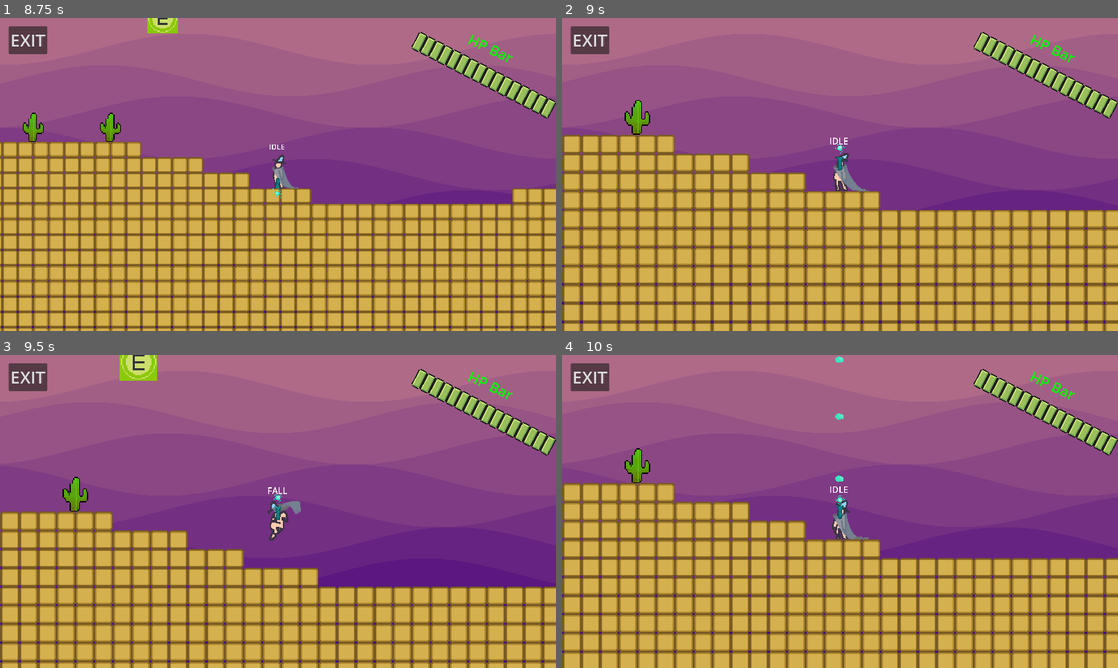
Above: before the commit, frames 1-4 (two rows, left to right).
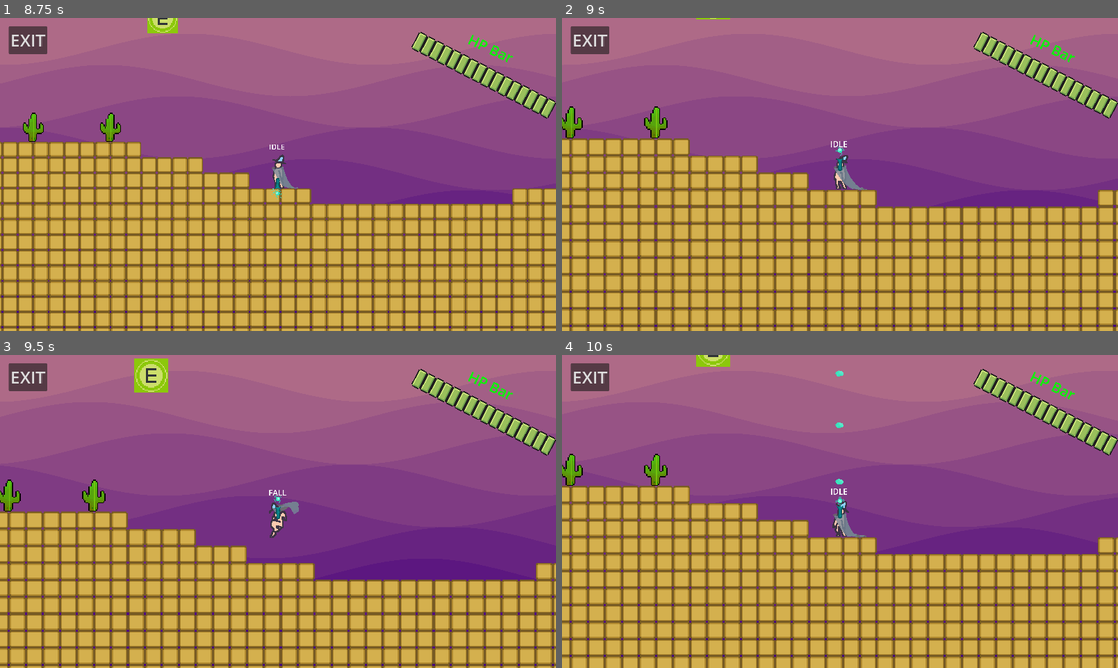
Above: after the commit, the same moments.

Repository: DennisFan11/Runeopoly
Game: Godot game, scene res://MainMenu/MainMenu.tscn
The game is run twice, just before and just after one commit, with the same random seed, the same clock (stepped at 60 frames per second) and the same inputs. The engine's default icon, where the game draws it, is replaced by a stand-in: a white triangle on a blue panel in a dark square.
Inputs (mouse positions are in pixels of both pictures, inside the frame that each line leads up to):
- Up to frame 1 (8.75 s): click "Start" at 0.5 s; move the mouse to (400, 158) at 1.27 s; hold D (right) 1.28-2 s; hold Shift (grab) 1.28-2 s; click (400, 158) at 1.42 s; tap Space (jump) at 1.52, 6.02 s; tap E (item_switch) at 1.55, 6.05, 7.55 s; click "Roll" at 2 s; click "SelectNum" at 2.75 s; drag from (166, 190) to (250, 237) at 3.52 s; move the mouse to (333, 105) at 4.27 s; hold D (right) 4.28-5 s; hold E (item_switch) 4.28-5 s; right-click (333, 105) at 4.35 s; drag from (250, 237) to (372, 205) at 5.02 s; move the mouse to (444, 221) at 5.77 s; hold A (left) 5.78-6.5 s; hold Shift (grab) 5.78-6.5 s; drag from (111, 127) to (233, 193) at 6.52 s; move the mouse to (305, 174) at 7.27 s; hold S (down) 7.28-8 s; hold F (item_grab) 7.28-8 s; click (305, 174) at 7.42 s; drag from (194, 96) to (166, 190) at 8.02 s
- Up to frame 2 (9 s): move the mouse to (962, 158) at 8.77 s; hold W (up) from 8.78 s (still down); hold Mouse wheel up (zoom_in) from 8.78 s (still down)
- Up to frame 3 (9.5 s): keep holding W (up); keep holding Mouse wheel up (zoom_in); tap Space (jump) at 9.02 s; tap E (item_switch) at 9.05 s
- Up to frame 4 (10 s): release W (up) at 9.5 s; release Mouse wheel up (zoom_in) at 9.5 s; drag from (728, 527) to (812, 574) at 9.52 s

Frame 1 is identical in both runs. In frame 2, 31% of the frame differs, in the area x 0-100%, y 0-100%; in frame 3, 26%; in frame 4, 29%.

Commit message:
12/18 save

Diff:
--- a/GameLoopFSM/_Blocks/BlockType/Shop/World_shop/Shop.tscn
+++ b/GameLoopFSM/_Blocks/BlockType/Shop/World_shop/Shop.tscn
@@ -1,10 +1,11 @@
-[gd_scene load_steps=6 format=4 uid="uid://cto5ediljvd0"]
+[gd_scene load_steps=7 format=4 uid="uid://cto5ediljvd0"]
 
 [ext_resource type="Script" path="res://GameLoopFSM/_Blocks/BlockType/Shop/World_shop/shop.gd" id="1_5igwn"]
 [ext_resource type="TileSet" uid="uid://ck1lf81bxcgpc" path="res://GameLoopFSM/_World/WorldAsset/WorldTileSet.tres" id="2_1wi7s"]
 [ext_resource type="PackedScene" uid="uid://fioblsml8my8" path="res://GameLoopFSM/_World/Components/EntryPoint/EntryPoint.tscn" id="3_ipwch"]
 [ext_resource type="Texture2D" uid="uid://bh4s4pnouwfmx" path="res://GameLoopFSM/_Blocks/BlockType/Shop/World_shop/shop-export.png" id="4_be1xk"]
 [ext_resource type="PackedScene" uid="uid://n8h3llnnq374" path="res://Shop/RandomShopItem/RandomShopItem.tscn" id="5_ggoj6"]
+[ext_resource type="PackedScene" uid="uid://1qpg2vkakj4y" path="res://GameLoopFSM/_World/Components/ItemSpwanner/ItemSpawnner.tscn" id="6_u3ce1"]
 
 [node name="Shop" type="Node2D"]
 script = ExtResource("1_5igwn")
@@ -16,7 +17,14 @@
 [node name="EntryPoint" parent="." instance=ExtResource("3_ipwch")]
 position = Vector2(-126, -110)
 
+[node name="Shop-export2" type="Sprite2D" parent="."]
+modulate = Color(0.498039, 0.513726, 0.513726, 1)
+position = Vector2(192, -31)
+scale = Vector2(2, 2)
+texture = ExtResource("4_be1xk")
+
 [node name="Shop-export" type="Sprite2D" parent="."]
+modulate = Color(0.498039, 0.513726, 0.513726, 1)
 position = Vector2(374, -32)
 scale = Vector2(2, 2)
 texture = ExtResource("4_be1xk")
@@ -29,3 +37,15 @@
 
 [node name="RandomShopItem3" parent="." instance=ExtResource("5_ggoj6")]
 position = Vector2(433, -23)
+
+[node name="RandomShopItem6" parent="." instance=ExtResource("5_ggoj6")]
+position = Vector2(250, -24)
+
+[node name="RandomShopItem5" parent="." instance=ExtResource("5_ggoj6")]
+position = Vector2(200, -22)
+
+[node name="RandomShopItem4" parent="." instance=ExtResource("5_ggoj6")]
+position = Vector2(142, -20)
+
+[node name="ItemSpawnner" parent="." instance=ExtResource("6_u3ce1")]
+position = Vector2(-55, -88)
--- a/Items/ItemFactory/ItemFactory.gd
+++ b/Items/ItemFactory/ItemFactory.gd
@@ -7,6 +7,7 @@
 	STONE:preload("res://Items/ItemFactory/asset/Stone.png"),
 	WOOD:preload("res://Items/ItemFactory/asset/Wood.png")
 }
+
 static func spawn(id:int, pos:Vector2)->void:
 	var item:Item12x12 = item12x12.instantiate()
 	item.ID = id
--- a/MainMenu/MainMenu.tscn
+++ b/MainMenu/MainMenu.tscn
@@ -17,7 +17,6 @@
 [ext_resource type="Texture2D" uid="uid://b1ly4562lqbye" path="res://GameLoopFSM/_Blocks/BlockAsset/city_block.png" id="15_bifc0"]
 [ext_resource type="Texture2D" uid="uid://c724ldrog211i" path="res://GameLoopFSM/_Blocks/BlockAsset/desert_block.png" id="16_h43mf"]
 [ext_resource type="Texture2D" uid="uid://br8hlyx7mhn5l" path="res://GameLoopFSM/_Blocks/BlockAsset/forest_block.png" id="17_73ffs"]
-[ext_resource type="PackedScene" uid="uid://d0r34u4gaa7gd" path="res://GameLoopFSM/GameLoopFSM.tscn" id="18_pucbu"]
 
 [sub_resource type="ShaderMaterial" id="ShaderMaterial_u0b8p"]
 resource_local_to_scene = true
@@ -522,18 +521,15 @@
 metadata/_edit_horizontal_guides_ = [-71.0, -320.0]
 metadata/_edit_vertical_guides_ = [221.0]
 
-[node name="GameLoopFSM" parent="." instance=ExtResource("18_pucbu")]
-visible = false
-
 [node name="CanvasLayer" type="CanvasLayer" parent="."]
 
 [node name="Title" type="RichTextLabel" parent="CanvasLayer"]
-offset_left = 65.0
-offset_top = 95.0
-offset_right = 665.0
-offset_bottom = 245.0
-rotation = -0.190112
-scale = Vector2(1.04293, 1.04293)
+offset_left = 1267.0
+offset_top = 803.0
+offset_right = 1867.0
+offset_bottom = 953.0
+rotation = -0.0778499
+scale = Vector2(1.09997, 1.09997)
 pivot_offset = Vector2(300, 75)
 theme_override_fonts/normal_font = ExtResource("3_b3663")
 bbcode_enabled = true
@@ -587,20 +583,20 @@
 [node name="PlayerStartIcon" type="Sprite2D" parent="CanvasLayer/PlayerIcon"]
 unique_name_in_owner = true
 visible = false
-scale = Vector2(-0.463049, 1)
+scale = Vector2(0.843595, 1)
 texture = ExtResource("10_wdafw")
 script = ExtResource("9_k1g2b")
 
 [node name="PlayerSettingIcon" type="Sprite2D" parent="CanvasLayer/PlayerIcon"]
 unique_name_in_owner = true
-scale = Vector2(-0.463049, 1)
+scale = Vector2(0.843595, 1)
 texture = ExtResource("11_ukgpi")
 script = ExtResource("9_k1g2b")
 
 [node name="PlayerQuitIcon" type="Sprite2D" parent="CanvasLayer/PlayerIcon"]
 unique_name_in_owner = true
 visible = false
-scale = Vector2(-0.463049, 1)
+scale = Vector2(0.843595, 1)
 texture = ExtResource("8_vb0yj")
 script = ExtResource("9_k1g2b")
 
@@ -622,7 +618,7 @@
 [node name="Block" type="Node2D" parent="CanvasLayer/BlockController"]
 unique_name_in_owner = true
 position = Vector2(-1, -72)
-rotation = 825.078
+rotation = 301.794
 scale = Vector2(4, 4)
 script = ExtResource("3_dh3db")
 texture = ExtResource("15_bifc0")
@@ -630,7 +626,7 @@
 [node name="Block2" type="Node2D" parent="CanvasLayer/BlockController"]
 unique_name_in_owner = true
 position = Vector2(-78, 65)
-rotation = 825.078
+rotation = 301.794
 scale = Vector2(4, 4)
 script = ExtResource("3_dh3db")
 texture = ExtResource("16_h43mf")
@@ -638,7 +634,7 @@
 [node name="Block3" type="Node2D" parent="CanvasLayer/BlockController"]
 unique_name_in_owner = true
 position = Vector2(68, 64.6667)
-rotation = 825.078
+rotation = 301.794
 scale = Vector2(4, 4)
 script = ExtResource("3_dh3db")
 texture = ExtResource("17_73ffs")
@@ -653,27 +649,27 @@
 
 [node name="StartButton" type="Button" parent="CanvasLayer/Control"]
 layout_mode = 0
-offset_left = 844.0
+offset_left = -308.0
 offset_top = 391.0
-offset_right = 1095.0
+offset_right = -57.0
 offset_bottom = 431.0
 theme = ExtResource("13_rpfg6")
 text = "  Start  "
 
 [node name="SettingButton" type="Button" parent="CanvasLayer/Control"]
 layout_mode = 0
-offset_left = 781.0
+offset_left = -329.0
 offset_top = 462.0
-offset_right = 1025.0
+offset_right = -85.0
 offset_bottom = 502.0
 theme = ExtResource("13_rpfg6")
 text = "Setting"
 
 [node name="QuitButton" type="Button" parent="CanvasLayer/Control"]
 layout_mode = 0
-offset_left = 719.0
+offset_left = -367.0
 offset_top = 531.0
-offset_right = 958.0
+offset_right = -128.0
 offset_bottom = 571.0
 theme = ExtResource("13_rpfg6")
 text = "  Quit   "
--- a/Shop/ShopItem.gd
+++ b/Shop/ShopItem.gd
@@ -26,7 +26,7 @@
 
 
 var _discriptLabel:RichTextLabel
-var _price_bar:VBoxContainer
+var _price_bar:HBoxContainer
 var _area:Area2D
 func _ready() -> void:
 	scale = Vector2.ONE /2.0
@@ -37,7 +37,7 @@
 	_discriptLabel.visible = false
 	add_child(_discriptLabel)
 
-	_price_bar = VBoxContainer.new()
+	_price_bar = HBoxContainer.new()
 	_price_bar.visible = false
 	_price_bar.alignment = BoxContainer.ALIGNMENT_CENTER
 	_price_bar.size = Vector2(200, 40)
@@ -47,9 +47,10 @@
 		_price_bar.add_child(node)
 
 	_area = Area2D.new()
+	_area.add_to_group("ShopItem")
 	var coll = CollisionShape2D.new()
 	var shape = CircleShape2D.new()
-	shape.radius = 20.0
+	shape.radius = 10.0
 	coll.shape = shape
 	_area.add_child(coll)
 	_area.collision_layer = 128
@@ -65,9 +66,12 @@
 	if !is_queued_for_deletion():
 		if can:
 			_discriptLabel.text = "[center][color=green]"+get_discript()+"[/color][/center]"
+			#print_rich(_discriptLabel.text)
+
 		else:
 			_discriptLabel.text = "[center][color=red]"+get_discript()+"[/color][/center]"
-
+			#print_rich(_discriptLabel.text)
+			#print("ok")
 var _view: bool
 func _on_area_2d_area_shape_entered(area_rid: RID, area: Area2D, area_shape_index: int, local_shape_index: int) -> void:
 	if area.is_in_group("Buyer") and !is_queued_for_deletion():
--- a/Shop/iAgile/Agile.gd
+++ b/Shop/iAgile/Agile.gd
@@ -8,4 +8,6 @@
 	return [1,0,0]
 
 func buyed(): # 敏捷: 加快移動速度, 衝刺cd 縮短
+	InstanceGetter.get_player().ACCELERATION * 1.3
+	InstanceGetter.get_player().MAX_SPEED * 1.3
 	super()
--- a/Shop/iGoldenTouch/golden_touch.gd
+++ b/Shop/iGoldenTouch/golden_touch.gd
@@ -5,7 +5,9 @@
 	return "GoldenTouch"
 
 func get_price()->Array[int]:
-	return [1,0,0]
+	return [0,1,0]
 
-func buyed(): # 黃金之觸：擊敗敵人後，敵人掉落的金幣增加。疊加後掉落率和金幣量進一步提升。
+func buyed(): # 黃金之觸：擊敗敵人後，敵人掉落的金幣增加。疊加後掉落率和金幣量進一步提升
+	Enemy.GOLD_LEVEL += 0.1
+
 	super()
--- a/Shop/iRegeneration/regeneration.gd
+++ b/Shop/iRegeneration/regeneration.gd
@@ -5,7 +5,8 @@
 	return "Regeneration"
 
 func get_price()->Array[int]:
-	return [1,0,0]
+	return [1,0,2]
 
 func buyed(): # 再生力：每隔一定時間恢復一定比例的生命值。疊加後，恢復速度和恢復量提升。
+	InstanceGetter.get_player().REGEN += 0.1
 	super()
--- a/Shop/iToxicSpread/toxic_spread.gd
+++ b/Shop/iToxicSpread/toxic_spread.gd
@@ -5,7 +5,9 @@
 	return "ToxicSpread"
 
 func get_price()->Array[int]:
-	return [1,0,0]
+	return [1,1,0]
 
 func buyed(): # **毒霧擴散**：擊敗敵人後釋放毒霧，使範圍內敵人持續受到毒性傷害。疊加後，毒霧範圍和持續時間增加。
+	Enemy.TOXIC_PERK = true
+	ToxicArea.LEVEL += 1
 	super()
--- a/Shop/iVampire/vampire.gd
+++ b/Shop/iVampire/vampire.gd
@@ -5,7 +5,8 @@
 	return "Vampire"
 
 func get_price()->Array[int]:
-	return [1,0,0]
+	return [1,1,0]
 
 func buyed(): # 吸血: 可吸取一部份傷害
+	Enemy.VAMPIRE_PERK += 0.1
 	super()
--- a/Unit/Enemy/Apple/apple.gd
+++ b/Unit/Enemy/Apple/apple.gd
@@ -6,5 +6,6 @@
 	set_attack_area($AttackArea)
 
 func _death(): # NOTE 死亡時自動呼叫 生命週期
-	_spawn_item(0, position)
+	if randf_range(0.0, 1.0) < GOLD_LEVEL:
+		_spawn_item(0, position)
 	super()
--- a/Unit/Enemy/Skull/skull.gd
+++ b/Unit/Enemy/Skull/skull.gd
@@ -8,5 +8,6 @@
 	set_attack_area($AttackArea)
 
 func _death(): # NOTE 死亡時自動呼叫 生命週期
-	_spawn_item(1, position)
+	if randf_range(0.0, 1.0) < GOLD_LEVEL:
+		_spawn_item(1, position)
 	super()
--- a/Unit/Enemy/Sun/sun.gd
+++ b/Unit/Enemy/Sun/sun.gd
@@ -7,5 +7,6 @@
 	set_attack_area($AttackArea)
 
 func _death(): # NOTE 死亡時自動呼叫 生命週期
-	_spawn_item(2, position)
+	if randf_range(0.0, 1.0) < GOLD_LEVEL:
+		_spawn_item(2, position)
 	super()
--- a/Unit/Enemy/enemy_class.gd
+++ b/Unit/Enemy/enemy_class.gd
@@ -8,3 +8,19 @@
 
 func get_team()->int:
 	return ENEMY
+
+static var VAMPIRE_PERK:float = 0.0
+static var TOXIC_PERK:bool = false
+func hurt(value: float, guard_time:float=0.0): # 重寫
+	InstanceGetter.get_player()._hp += value*VAMPIRE_PERK
+	super(value, guard_time)
+
+static var GOLD_LEVEL = 0.2
+
+func _death():
+	if TOXIC_PERK:
+		var node = preload("res://Unit/Weapon/bullets/ToxicSpread/ToxicSpread.tscn")
+		var ins = node.instantiate()
+		ins.position = position
+		InstanceGetter.get_world().call_deferred("add_child", ins)
+	super()
--- a/Unit/Enemy/enemy_fly_class.gd
+++ b/Unit/Enemy/enemy_fly_class.gd
@@ -36,4 +36,4 @@
 			i.hurt(DMG, ATTACK_GUARD)
 
 func _death(): # NOTE 死亡時自動呼叫 生命週期
-	pass
+	super()
--- /dev/null
+++ b/Unit/Weapon/bullets/ToxicSpread/ToxicSpread.gdshader
@@ -0,0 +1,18 @@
+shader_type canvas_item;
+
+void vertex() {
+	// Called for every vertex the material is visible on.
+}
+
+void fragment() {
+	if (length(UV-vec2(0.5, 0.5))>=0.5){
+		discard;
+	}else{
+		COLOR = vec4(0, 1, 0, 0.376);
+	}
+}
+
+//void light() {
+	// Called for every pixel for every light affecting the CanvasItem.
+	// Uncomment to replace the default light processing function with this one.
+//}
--- /dev/null
+++ b/Unit/Weapon/bullets/ToxicSpread/ToxicSpread.tscn
@@ -0,0 +1,29 @@
+[gd_scene load_steps=6 format=3 uid="uid://bhixhf5d7ixy2"]
+
+[ext_resource type="Script" path="res://Unit/Weapon/bullets/ToxicSpread/toxic_spread.gd" id="1_mvvx2"]
+[ext_resource type="Shader" path="res://Unit/Weapon/bullets/ToxicSpread/ToxicSpread.gdshader" id="2_1u3xm"]
+[ext_resource type="Texture2D" uid="uid://dmhs41ry0dorv" path="res://icon.svg" id="3_ji8lu"]
+
+[sub_resource type="CircleShape2D" id="CircleShape2D_lboj5"]
+radius = 52.0096
+
+[sub_resource type="ShaderMaterial" id="ShaderMaterial_emsr5"]
+shader = ExtResource("2_1u3xm")
+
+[node name="ToxicSpread" type="Node2D"]
+script = ExtResource("1_mvvx2")
+
+[node name="Area2D" type="Area2D" parent="."]
+
+[node name="CollisionShape2D" type="CollisionShape2D" parent="Area2D"]
+shape = SubResource("CircleShape2D_lboj5")
+
+[node name="Icon" type="Sprite2D" parent="."]
+modulate = Color(0, 1, 0, 0.376471)
+material = SubResource("ShaderMaterial_emsr5")
+position = Vector2(-0.500003, -2.98023e-06)
+scale = Vector2(0.820312, 0.8125)
+texture = ExtResource("3_ji8lu")
+
+[connection signal="body_entered" from="Area2D" to="." method="_on_area_2d_body_entered"]
+[connection signal="body_exited" from="Area2D" to="." method="_on_area_2d_body_exited"]
--- /dev/null
+++ b/Unit/Weapon/bullets/ToxicSpread/toxic_spread.gd
@@ -0,0 +1,22 @@
+class_name ToxicArea extends Bullet
+
+
+func _get_damage()-> float:
+	return 50.0
+func _get_force()-> float:
+	return 0.0
+func _handle(old:int, delta:float):
+	pass
+
+func _get_guard()-> float:
+	return 1.0
+
+static var LEVEL:float = 0
+var _time = 0.0
+func _process(delta: float) -> void:
+	_time += delta
+	if _time >= LEVEL:
+		queue_free()
+		return
+	for i in $Area2D.get_overlapping_bodies():
+		_check_hit(i)
--- a/Unit/Weapon/bullets/bullet_class.gd
+++ b/Unit/Weapon/bullets/bullet_class.gd
@@ -22,6 +22,8 @@
 	return 0.0
 func _handle(old:int, delta:float):
 	pass
+func _get_guard()-> float:
+	return 0.0
 #endregion
 
 
@@ -33,7 +35,7 @@
 	if body is Unit:
 		if (body as Unit).get_team() != _team:
 			body.push(_dir*_get_force())
-			body.hurt(_get_damage())
+			body.hurt(_get_damage(), _get_guard())
 			return true
 	if body.is_in_group("Wall"):
 		return true
--- a/Unit/components/ItemOwner/item_owner.gd
+++ b/Unit/components/ItemOwner/item_owner.gd
@@ -1,6 +1,12 @@
 extends Node2D # ItemOwner
 
+var time = 0.0
+
 func _process(delta: float) -> void:
+	time += delta
+	if time >= 1.0:
+		time = 0.0
+		_store()
 	var list:Array[ShopItem] = []
 	for i:Node2D in $Area2D.get_overlapping_areas():
 		if i.is_in_group("ShopItem"):
@@ -48,20 +54,24 @@
 
 
 
-func _exit_tree() -> void: # 存入道具
+func _store():
 	var item_list:Array[int] = []
 	for i:Item in item_arr:
 		item_list.append(i.ID)
 	GameInfo.player_items = item_list
+func _exit_tree() -> void: # 存入道具
+	pass
 
 func _ready() -> void: # 提取道具
+	_spawn()
+
+func _spawn():
 	for i in GameInfo.player_items:
 		await get_tree().create_timer(0.1).timeout
 		ItemFactory.spawn(i, global_position)
+		_grab_item()
 	await get_tree().create_timer(0.5).timeout
 	_grab_item()
-
-
 
 
 func _physics_process(delta: float) -> void:
--- a/Unit/player/player_class.gd
+++ b/Unit/player/player_class.gd
@@ -3,15 +3,15 @@
 func get_team()-> int: # 由子類完成 給外部的接口
 	return PLAYER
 
-const ACCELERATION = 13.5 # 百分比
-const DECELERATION = 20.0
-const MAX_SPEED = 150.0
-const JUMP_SPEED = -500.0
-const G = 2000.0
+var ACCELERATION = 13.5 # 百分比
+var DECELERATION = 20.0
+var MAX_SPEED = 150.0
+var JUMP_SPEED = -500.0
+var G = 2000.0
 
-const WALL_MAX_SPEED = MAX_SPEED/1.5
-const WALL_ACCELERATION = ACCELERATION/1.5
-const WALL_DECELERATION = DECELERATION/1.5
+var WALL_MAX_SPEED = MAX_SPEED/1.5
+var WALL_ACCELERATION = ACCELERATION/1.5
+var WALL_DECELERATION = DECELERATION/1.5
 
 var flip:bool = false
 var last_flip:bool = false
@@ -20,7 +20,7 @@
 var DASH_TIME:float = 0.2 # 3
 var DASH_OUT_TIME:float = 0.1 # 4
 
-const DASH_SPEED:float = MAX_SPEED*3.0
+var DASH_SPEED:float = MAX_SPEED*3.0
 
 var coyote_timer:float = 0.0
 const COYOTE_TIME:float = 0.2
@@ -51,8 +51,10 @@
 
 
 
+var REGEN = 0.0
+func _physics_process(delta):
+	_hp += REGEN*delta # REGEN Perk
 
-func _physics_process(delta):
 	coyote_timer -= delta
 	fall_jump_timer -= delta
 
--- a/project.godot
+++ b/project.godot
@@ -39,6 +39,11 @@
 "res://Items/Destructible_Item/": "purple",
 "res://MainMenu/": "purple",
 "res://Shop/": "orange",
+"res://Shop/iAgile/": "red",
+"res://Shop/iGoldenTouch/": "red",
+"res://Shop/iRegeneration/": "red",
+"res://Shop/iToxicSpread/": "red",
+"res://Shop/iVampire/": "red",
 "res://TestStuff/": "green",
 "res://ToolClass/": "green",
 "res://Unit/": "red",
Not shown: 1 places in MainMenu/MainMenu.tscn that only renumber resources
